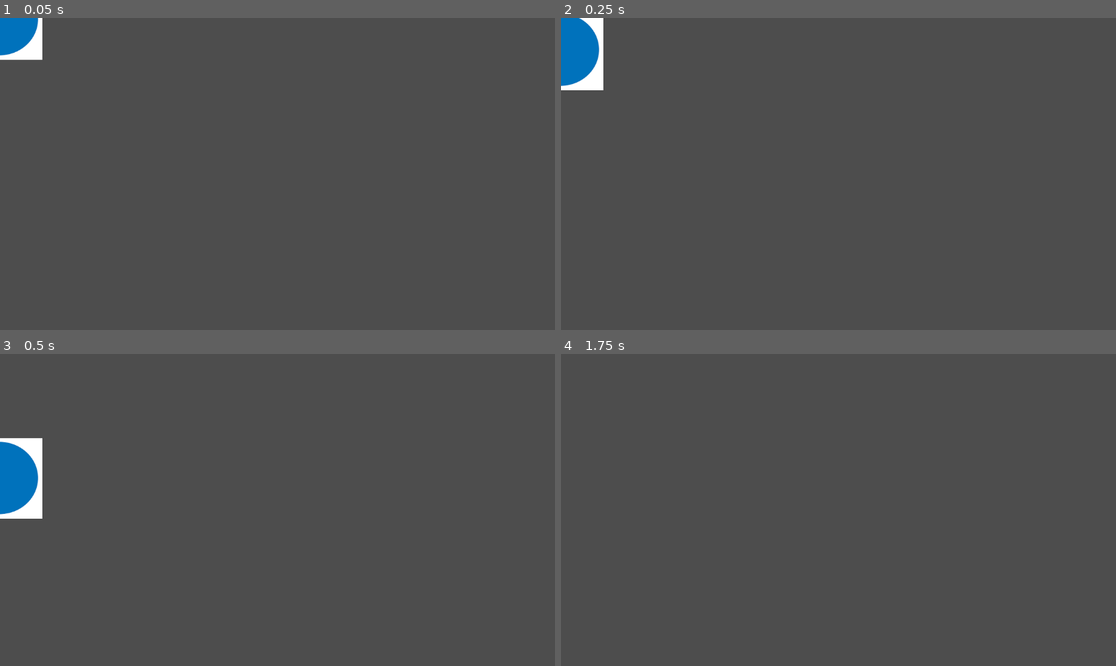
Above: before the commit, frames 1-4 (two rows, left to right).
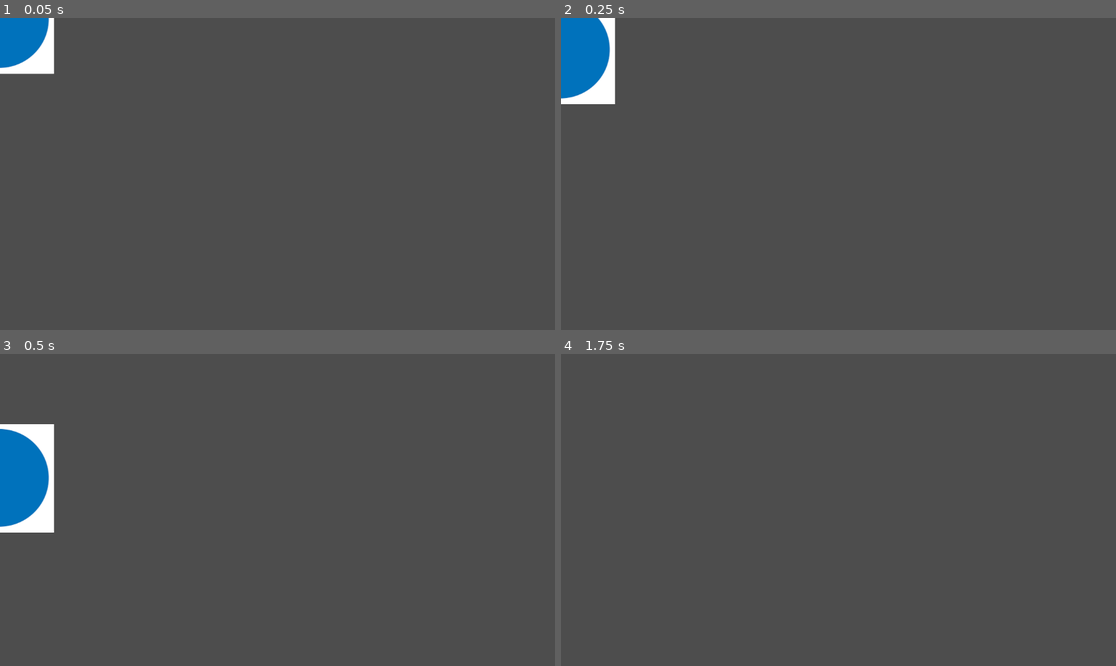
Above: after the commit, the same moments.

Repository: s-france/GGJ2024GoombaGame
Game: Godot game, scene res://player.tscn
Same seed, same stepped clock (60 frames per second), same inputs: the game is played once before the commit and once after it.
Inputs:
- Up to frame 1 (0.05 s): no input
- Up to frame 2 (0.25 s): no input
- Up to frame 3 (0.5 s): no input
- Up to frame 4 (1.75 s): tap Enter at 1.25 s

The runs differ from the first frame. In frame 1, 1.1% of the frame differs, in the area x 0-10%, y 0-19%; in frame 2, 1.4%; in frame 3, 2.1%, in the area x 0-10%, y 22-58%; in frame 4, nothing differs.

Commit message:
players

Diff:
--- a/GoombaGame/Player.gd
+++ b/GoombaGame/Player.gd
@@ -114,6 +114,8 @@
 
 
 
+
+
 func wall_jump():
 	if not is_on_wall_only() and wall_jump_timer.time_left <= 0.0: return
 
--- a/GoombaGame/player.tscn
+++ b/GoombaGame/player.tscn
@@ -4,27 +4,20 @@
 [ext_resource type="Texture2D" uid="uid://bvswab51gqpw6" path="res://Player 1/Unknown.png" id="2_gdpj2"]
 
 [sub_resource type="RectangleShape2D" id="RectangleShape2D_6jwg3"]
-size = Vector2(173, 164)
+size = Vector2(224, 222)
 
 [node name="Player" type="CharacterBody2D"]
 script = ExtResource("1_6ewu2")
 
 [node name="Unknown" type="Sprite2D" parent="."]
-position = Vector2(0, 1.90735e-06)
-scale = Vector2(0.78, 0.74)
 texture = ExtResource("2_gdpj2")
 
 [node name="CollisionShape2D" type="CollisionShape2D" parent="."]
+position = Vector2(0, -2)
 shape = SubResource("RectangleShape2D_6jwg3")
 
 [node name="CoyoteJumpTimer" type="Timer" parent="."]
-wait_time = 0.1
-one_shot = true
 
 [node name="JumpBufferTimer" type="Timer" parent="."]
-wait_time = 0.1
-one_shot = true
 
 [node name="WallJumpTimer" type="Timer" parent="."]
-wait_time = 0.1
-one_shot = true
--- a/GoombaGame/project.godot
+++ b/GoombaGame/project.godot
@@ -14,9 +14,54 @@
 run/main_scene="res://player.tscn"
 config/features=PackedStringArray("4.2", "GL Compatibility")
 config/icon="res://icon.svg"
+"<<<<<<<HEAD[input]left"={
+"deadzone": 0.5,
+"events": [Object(InputEventJoypadButton,"resource_local_to_scene":false,"resource_name":"","device":0,"button_index":13,"pressure":0.0,"pressed":true,"script":null)
+]
+}
+right={
+"deadzone": 0.5,
+"events": [Object(InputEventJoypadButton,"resource_local_to_scene":false,"resource_name":"","device":0,"button_index":14,"pressure":0.0,"pressed":true,"script":null)
+]
+}
+jump={
+"deadzone": 0.5,
+"events": [Object(InputEventJoypadButton,"resource_local_to_scene":false,"resource_name":"","device":0,"button_index":1,"pressure":0.0,"pressed":true,"script":null)
+]
+}
 
 [input]
 
+left_1={
+"deadzone": 0.5,
+"events": [Object(InputEventJoypadButton,"resource_local_to_scene":false,"resource_name":"","device":0,"button_index":13,"pressure":0.0,"pressed":true,"script":null)
+]
+}
+right_1={
+"deadzone": 0.5,
+"events": [Object(InputEventJoypadButton,"resource_local_to_scene":false,"resource_name":"","device":0,"button_index":14,"pressure":0.0,"pressed":true,"script":null)
+]
+}
+jump_1={
+"deadzone": 0.5,
+"events": [Object(InputEventJoypadButton,"resource_local_to_scene":false,"resource_name":"","device":0,"button_index":1,"pressure":0.0,"pressed":true,"script":null)
+]
+}
+left_2={
+"deadzone": 0.5,
+"events": [null, Object(InputEventJoypadButton,"resource_local_to_scene":false,"resource_name":"","device":1,"button_index":13,"pressure":0.0,"pressed":true,"script":null)
+]
+}
+right_2={
+"deadzone": 0.5,
+"events": [Object(InputEventJoypadButton,"resource_local_to_scene":false,"resource_name":"","device":1,"button_index":14,"pressure":0.0,"pressed":true,"script":null)
+]
+}
+jump_2={
+"deadzone": 0.5,
+"events": [Object(InputEventJoypadButton,"resource_local_to_scene":false,"resource_name":"","device":1,"button_index":1,"pressure":0.0,"pressed":true,"script":null)
+]
+}
 left={
 "deadzone": 0.5,
 "events": [Object(InputEventJoypadButton,"resource_local_to_scene":false,"resource_name":"","device":0,"button_index":13,"pressure":0.0,"pressed":true,"script":null)
--- a/GoombaGame/scene2D.tscn
+++ b/GoombaGame/scene2D.tscn
@@ -1,13 +1,11 @@
 [gd_scene load_steps=3 format=3 uid="uid://ceqpurup3n5wt"]
 
-[ext_resource type="PackedScene" uid="uid://im5fds7crark" path="res://player.tscn" id="1_of4x1"]
+[ext_resource type="PackedScene" uid="uid://basgi7r75ho4u" path="res://player.tscn" id="1_f73e4"]
 
 [sub_resource type="RectangleShape2D" id="RectangleShape2D_8oryc"]
 size = Vector2(819, 17)
 
 [node name="World" type="Node2D"]
-
-[node name="Player" parent="." instance=ExtResource("1_of4x1")]
 
 [node name="Camera2D" type="Camera2D" parent="."]
 
@@ -24,3 +22,4 @@
 shape = SubResource("RectangleShape2D_8oryc")
 
 [node name="Player" parent="." instance=ExtResource("1_f73e4")]
+position = Vector2(-142, 0)
